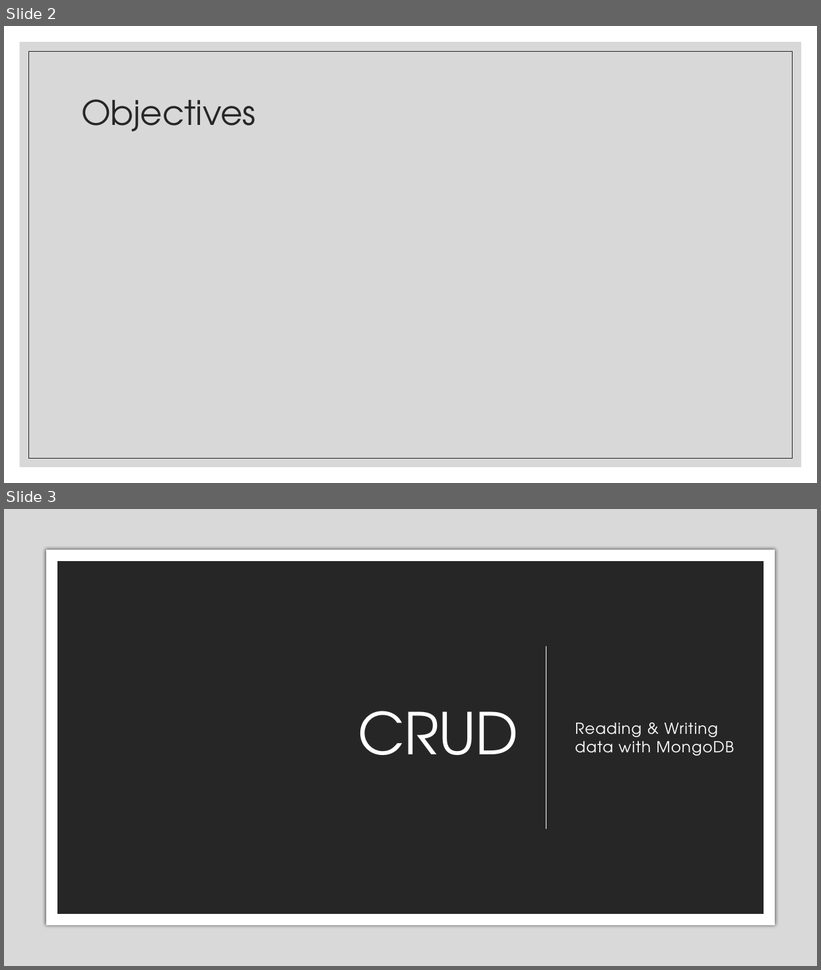
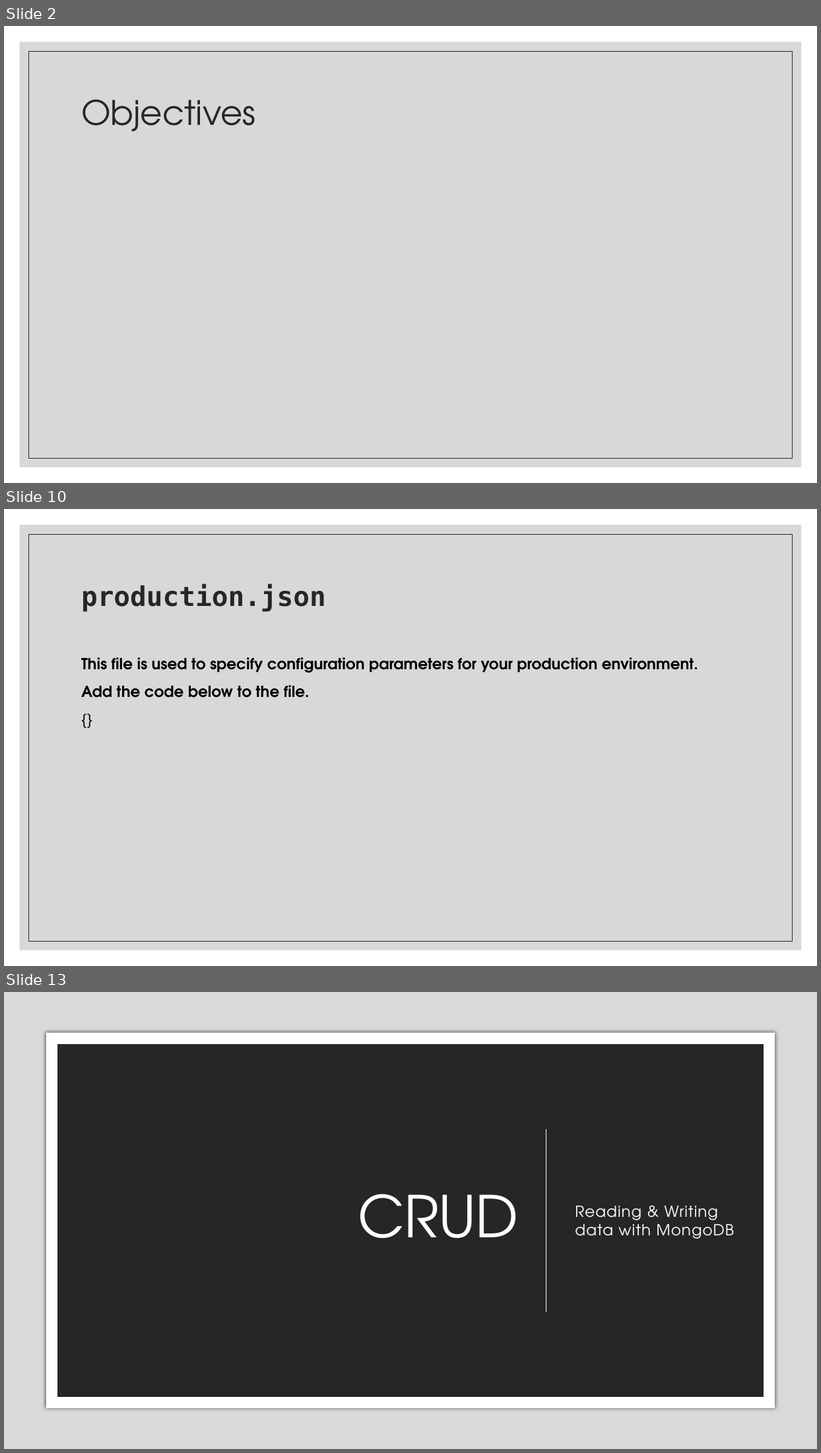
Before and after one commit to zackstotts/base-node-curriculum, a slide deck: unit_03/slides/02 MongoDB & Node.pptx. Shown one above the other, each under a label of ours: slides 2 and 3 before the commit, slides 2, 10 and 13 after it; the slides between them are not shown. The pictures are 821x970 and 821x1453 pixels, drawn with LibreOffice and Linux fonts; fonts in the diff are those of the drawing. Boxes give left, top, right and bottom in pixels: in the first picture for what was removed or moved away, otherwise in the second. Text is boxed around its words. In the diff, an @@ line names an element or a change of style, - is before the commit and + after.

```diff
--- a/unit_03/slides/02 MongoDB & Node.pptx
+++ b/unit_03/slides/02 MongoDB & Node.pptx
@@ slide 10 added at (x1=4, y1=509, x2=817, y2=966), background #FFFFFF; not listed: 2 template elements that a slide beside it also shows @@
@@ title added at (x1=81, y1=584, x2=326, y2=612), 32 pt, text #262626, bold @@
+production.json
@@ text added at (x1=81, y1=657, x2=698, y2=698), 18 pt, text #000000, bold @@
+This file is used to specify configuration parameters for your production environment.
+Add the code below to the file.
+{}
@@ what was slide 3 is now slide 13 @@
```
Also in this commit, not shown: 2 slides changed, 7 other slides added.
